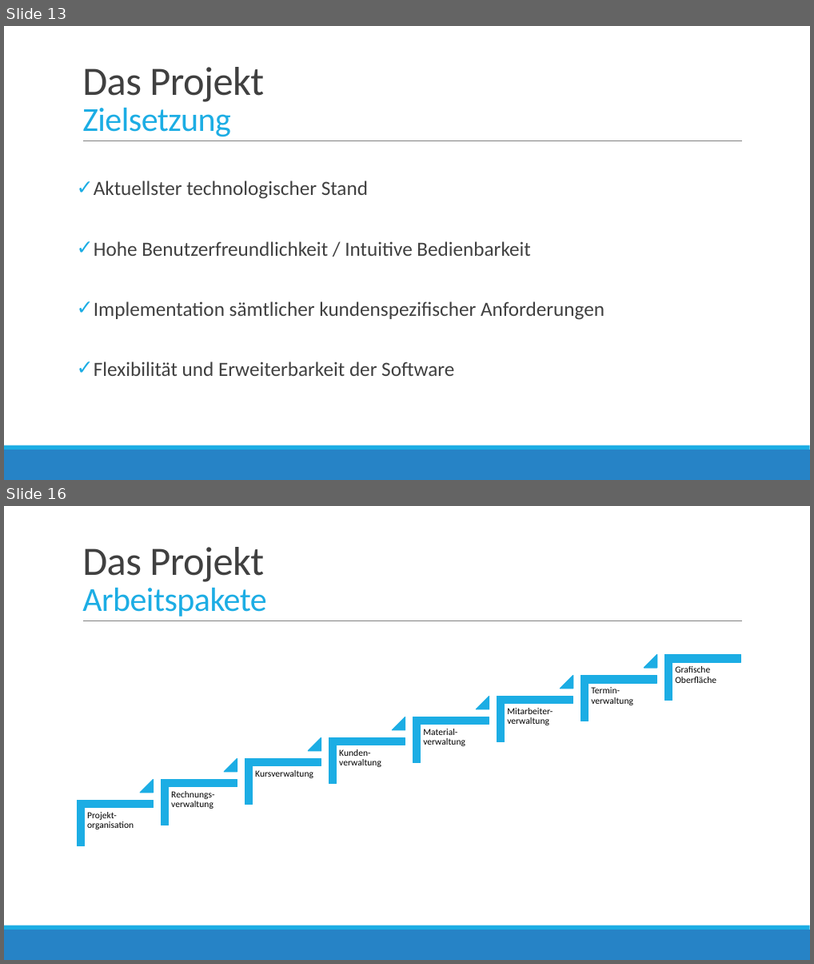
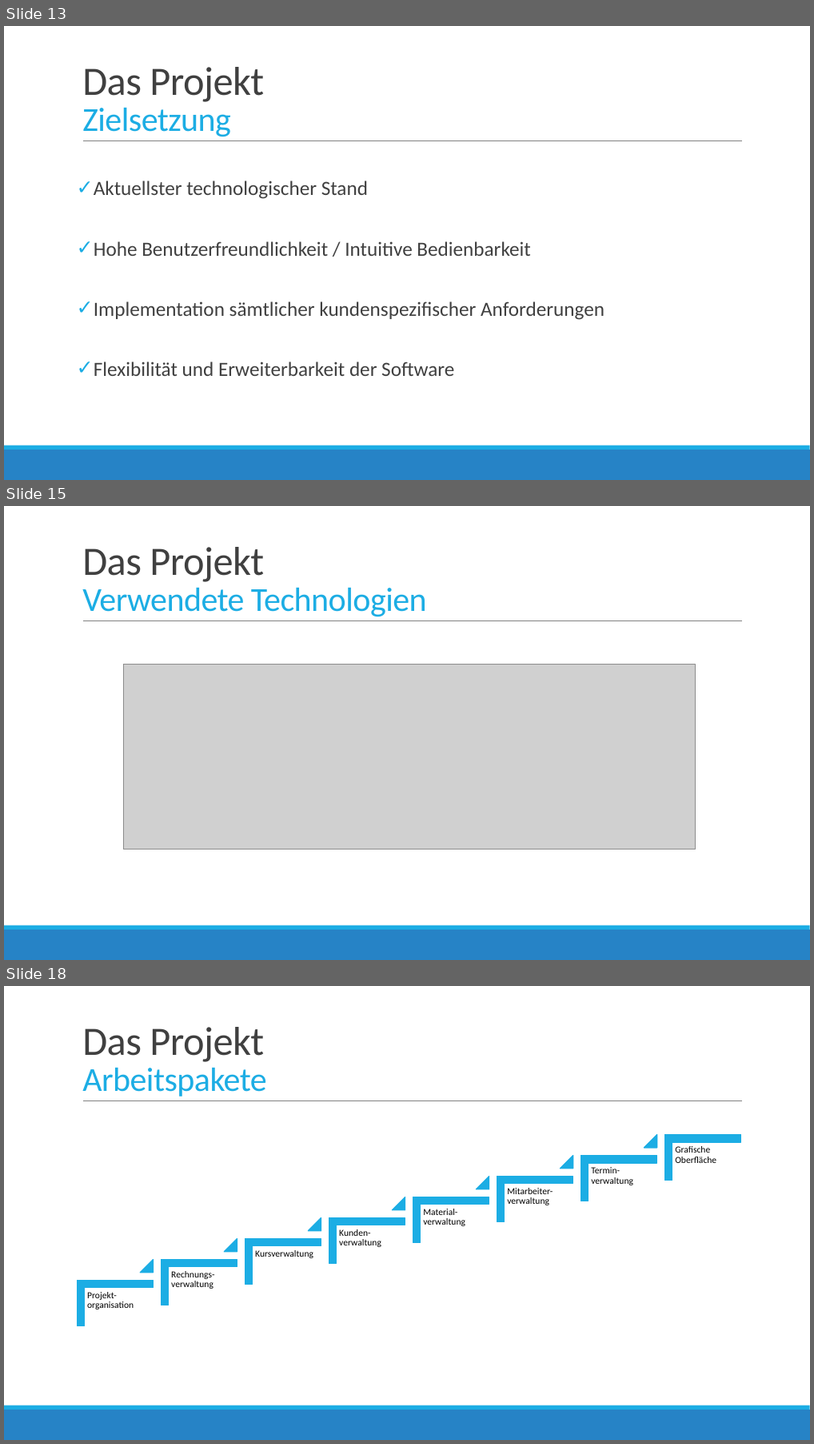
Before and after one commit to bboecherer/SailingSchoolManagerWPF, a slide deck: Docs/Zwischenpraesentation/Präsentation Projekt.pptx. Shown one above the other, each under a label of ours: slides 13 and 16 before the commit, slides 13, 15 and 18 after it; the slides between them are not shown. The pictures are 814x964 and 814x1444 pixels, drawn with LibreOffice and Linux fonts; fonts in the diff are those of the drawing; grey boxes stand for pictures. Boxes give left, top, right and bottom in pixels: in the first picture for what was removed or moved away, otherwise in the second. Text is boxed around its words. In the diff, an @@ line names an element or a change of style, - is before the commit and + after.

```diff
--- a/Docs/Zwischenpraesentation/Präsentation Projekt.pptx
+++ b/Docs/Zwischenpraesentation/Präsentation Projekt.pptx
@@ slide 15 added at (4,506,810,960), background #FFFFFF; not listed: 3 template elements that a slide beside it also shows @@
@@ title added at (82,547,427,617), 40 pt, text #1CADE4 @@
+Das Projekt
+Verwendete Technologien
@@ picture added at (123,664,695,849) @@
@@ what was slide 16 is now slide 18 @@
```
Also in this commit, not shown: 12 slides changed, 5 other slides added, 1 slide removed.
